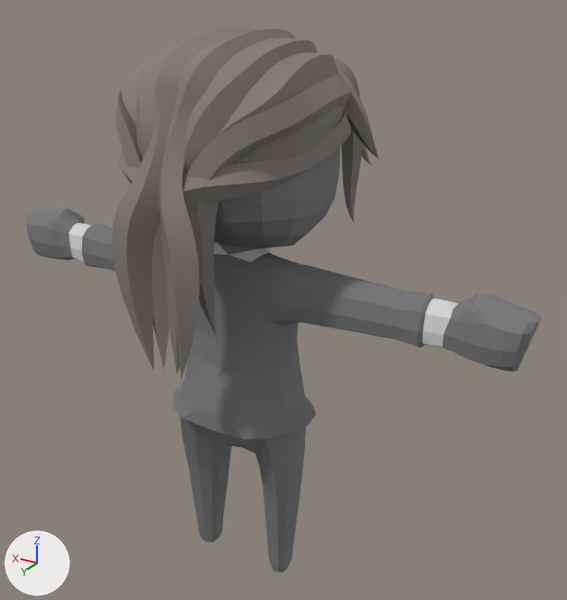
Two versions of the glTF model client/public/assets/characters/Suit_Female.glb, one commit apart.
Rendered twice from a 50 mm camera at (-0.586, 0.861, 0.892) aimed at (-0.048, -0.035, 0.444). Every picture has the same lights, and +X, +Y and +Z are marked at lower left. The picture after the commit comes second. Where no turn or scale is listed for an object, it has been applied to the vertices. Vertices at exactly the same position are counted once.

Before the edit, the objects in view are built like this:
```python
me_mesh_0 = bpy.data.meshes.new('Mesh_0')
me_mesh_0.from_pydata(...)  # 3468 vertices, 6806 faces; spans x -0.414..0.414, y -0.169..0.195, z -0.005..0.814
me_mesh_0.materials.append(mat_material_0)
ob_body = bpy.data.objects.new('Body', me_mesh_0)
ob_body.location = (0.0, 0.0, 0.0)
```
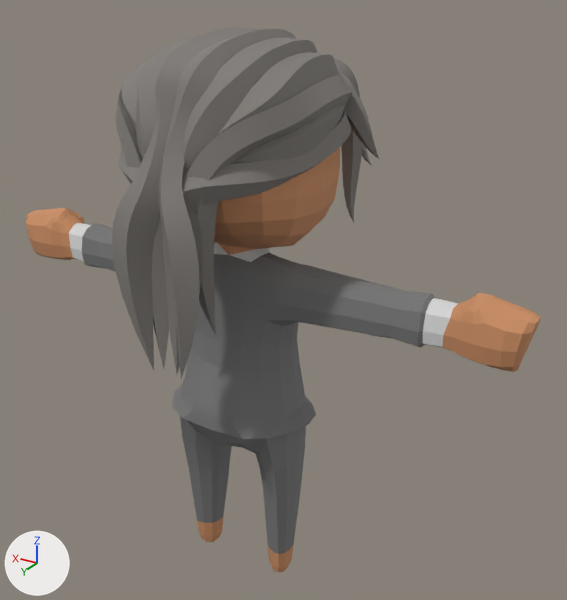
The edits, one by one:
me_mesh_0 has 3468 vertices, 6806 faces and spans x -0.414..0.414, y -0.169..0.195, z -0.005..0.814.
me_mesh_0 is used by ob_body; location (0.0, 0.0, 0.0).
me_mesh_0 part 1: 952 faces centred in x -0.413..0.413, y -0.124..0.124, z -0.003..0.792 are repainted in the vertex colours; the middle colour goes from grey #797979 to orange #c98d63.

Where the change shows, as pixel boxes [x1, y1, x2, y2] in the pictures (567 x 600 px):
part 1 of me_mesh_0, recoloured
    both: [26, 147, 541, 572]
